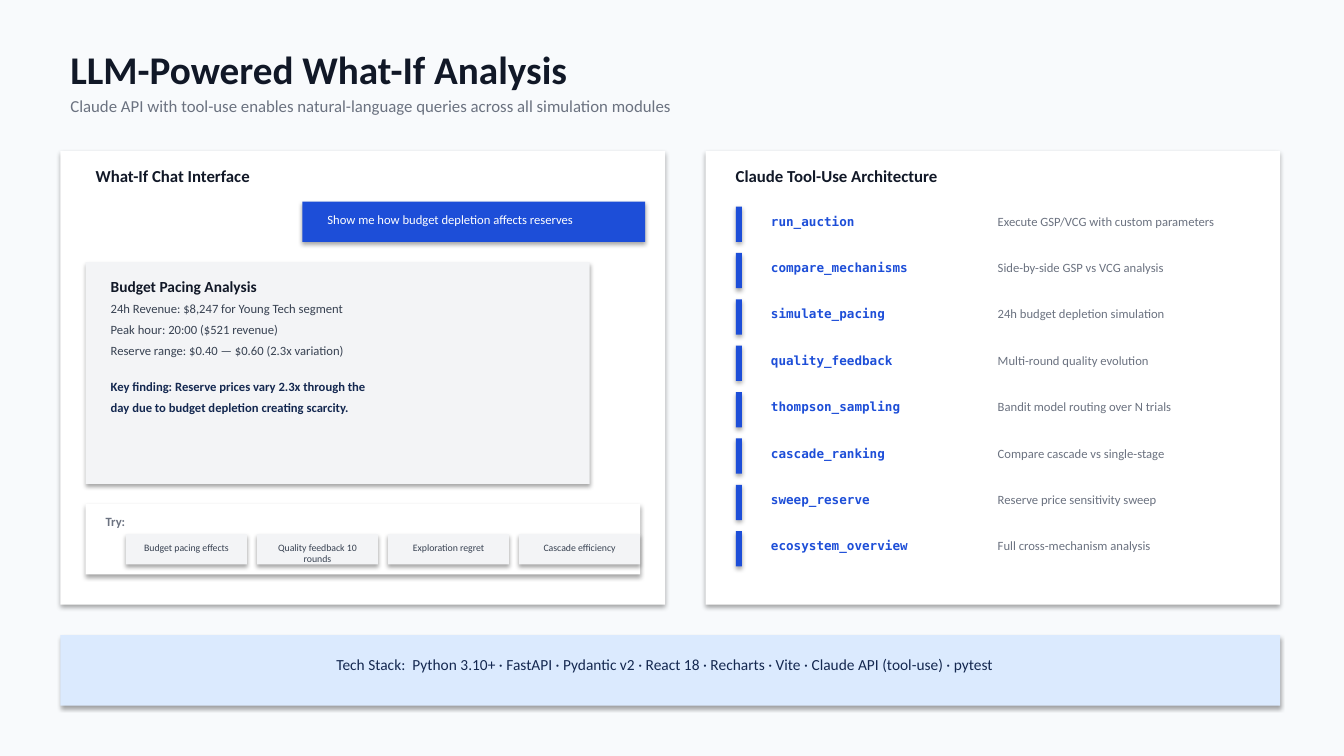
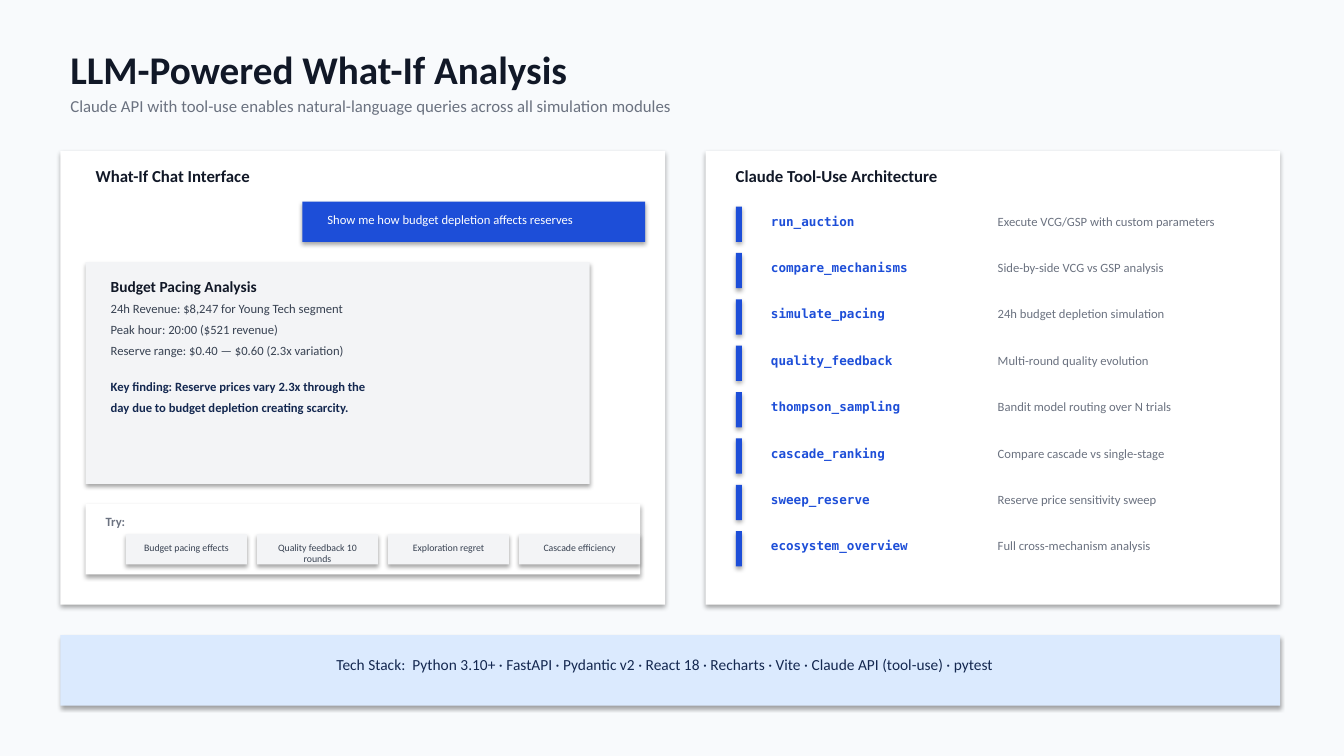
Before and after one commit to yunycao/202602_ad_auction_simulator, a slide deck: slide 9 of Ad_Auction_Simulator_Dashboard.pptx. Drawn at 1344x756 pixels with LibreOffice and Linux fonts; fonts in the diff are those of the drawing. Boxes give left, top, right and bottom in pixels: in the first picture for what was removed or moved away, otherwise in the second. Text is boxed around its words. In the diff, an @@ line names an element or a change of style, - is before the commit and + after.

```diff
--- a/Ad_Auction_Simulator_Dashboard.pptx
+++ b/Ad_Auction_Simulator_Dashboard.pptx
@@ text at [998,217,1215,228]: text changed @@
-Execute GSP/VCG with custom parameters
+Execute VCG/GSP with custom parameters
@@ text at [998,263,1164,274]: text changed @@
-Side-by-side GSP vs VCG analysis
+Side-by-side VCG vs GSP analysis
```
Also in this commit, not shown: 3 other slides changed, 6 other files.
